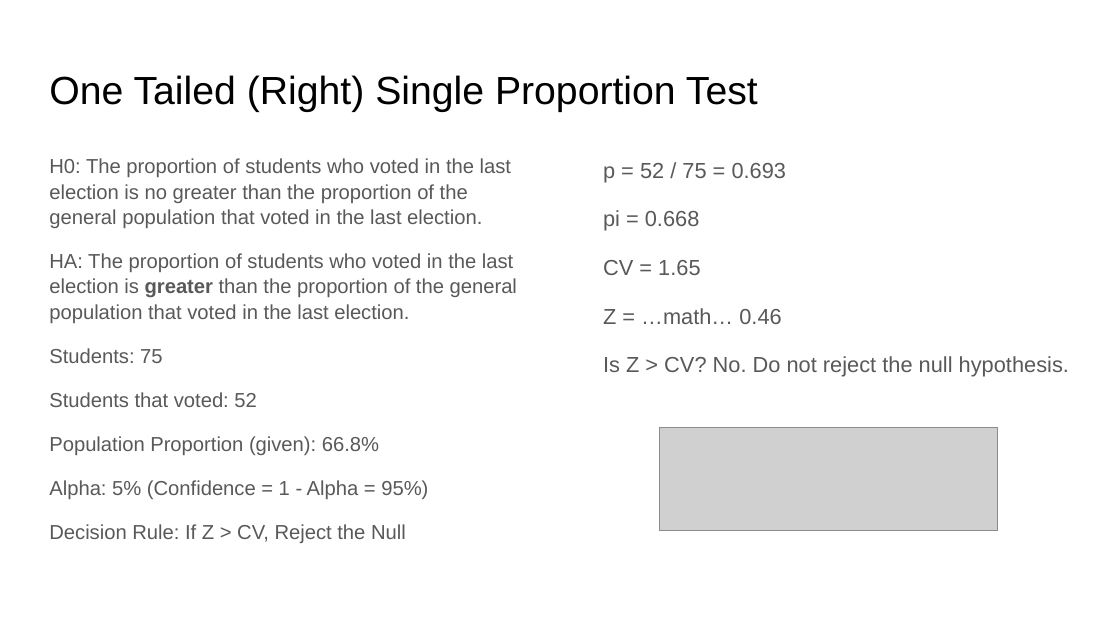
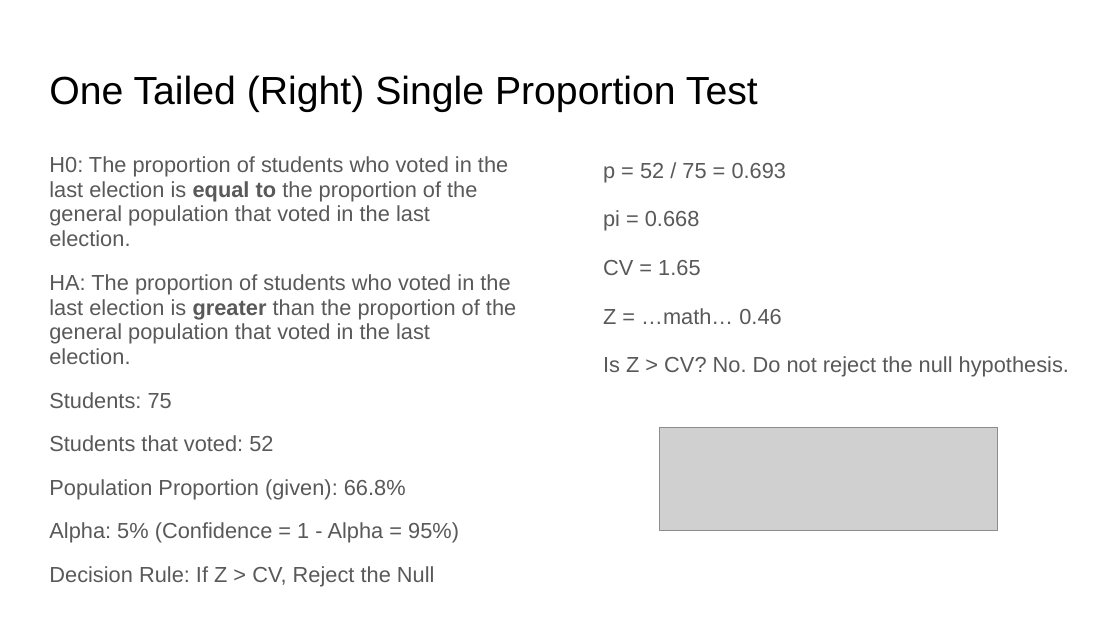
Before and after one commit to rjwrobel86/Python4Statistics, a slide deck: slide 39 of Stuff For Class/Slides/Hypothesis Testing.pptx (slide 31 before the commit). Drawn at 1120x630 pixels with LibreOffice and Linux fonts; fonts in the diff are those of the drawing; grey boxes stand for pictures. Boxes give left, top, right and bottom in pixels: in the first picture for what was removed or moved away, otherwise in the second. Text is boxed around its words. In the diff, an @@ line names an element or a change of style, - is before the commit and + after.

```diff
--- a/Stuff For Class/Slides/Hypothesis Testing.pptx
+++ b/Stuff For Class/Slides/Hypothesis Testing.pptx
@@ text at [49, 156, 508, 246]: text changed; size 12.9 to 14 pt @@
-H0: The proportion of students who voted in the last election is no greater than the proportion of the general population that voted in the last election.
+H0: The proportion of students who voted in the last election is equal to the proportion of the general population that voted in the last election.
@@ text at [49, 274, 516, 586]: size 12.9 to 14 pt in "HA: The proportion of students who voted ...", "Students: 75", "Students that voted: 52", "Population Proportion (given): 66.8%" and 2 more places; line spacing 1.05 to 0.95 @@
```
Also in this commit, not shown: 12 other slides changed, 19 slides added, 11 slides removed, 32 other files.
